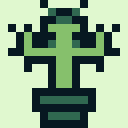
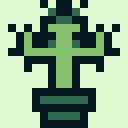
Layered file, before and after one edit (128x128). Changes by layer:
painted on "Pasted Layer #1" over [56, 0, 72, 8]
